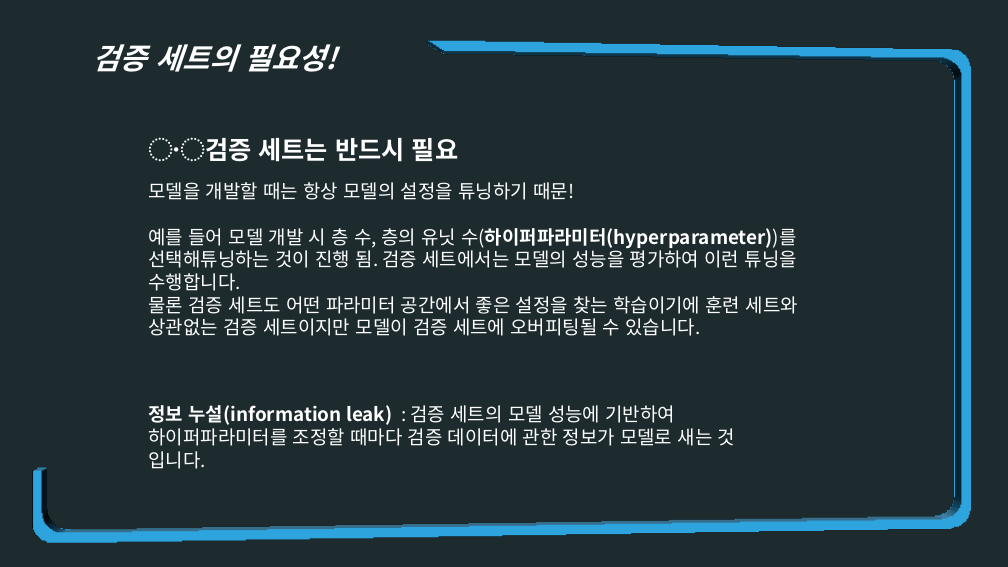
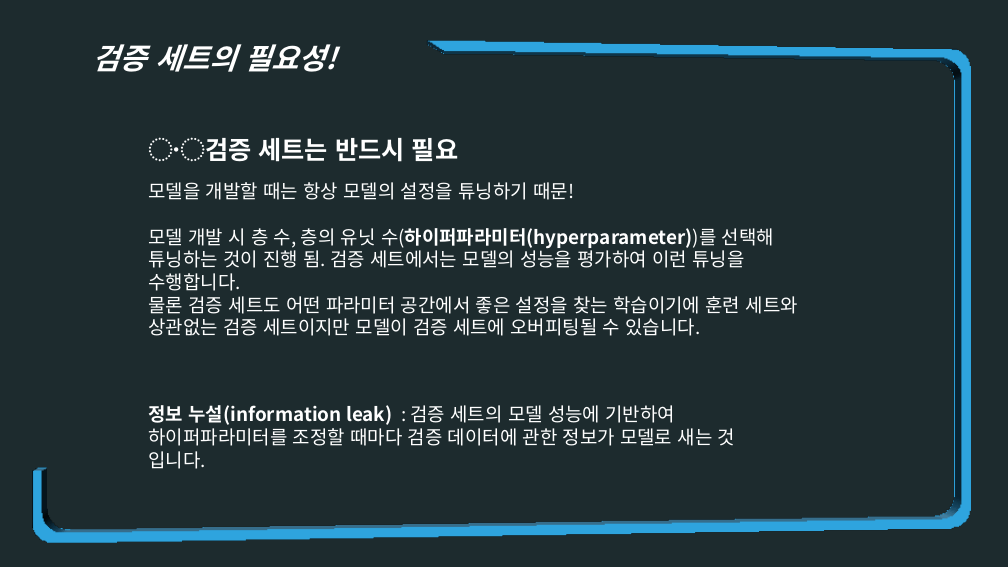
Before and after one commit to JoSihun/DeepLearningStudy, a slide deck: slide 10 of 01_TEAM_DATA/C팀/2주차_3장,4장_C팀_이상원.pptm. Drawn at 1008x567 pixels with LibreOffice and Linux fonts; fonts in the diff are those of the drawing. Boxes give left, top, right and bottom in pixels: in the first picture for what was removed or moved away, otherwise in the second. Text is boxed around its words. In the diff, an @@ line names an element or a change of style, - is before the commit and + after.

```diff
--- a/01_TEAM_DATA/C팀/2주차_3장,4장_C팀_이상원.pptm
+++ b/01_TEAM_DATA/C팀/2주차_3장,4장_C팀_이상원.pptm
@@ text at bbox=[148, 228, 774, 291]: text changed @@
-예를 들어 모델 개발 시 층 수, 층의 유닛 수(하이퍼파라미터(hyperparameter))를 선택해튜닝하는 것이 진행 됨. 검증 세트에서는 모델의 성능을 평가하여 이런 튜닝을 수행합니다.
+모델 개발 시 층 수, 층의 유닛 수(하이퍼파라미터(hyperparameter))를 선택해 튜닝하는 것이 진행 됨. 검증 세트에서는 모델의 성능을 평가하여 이런 튜닝을 수행합니다.
```
Also in this commit, not shown: 3 other slides changed.
